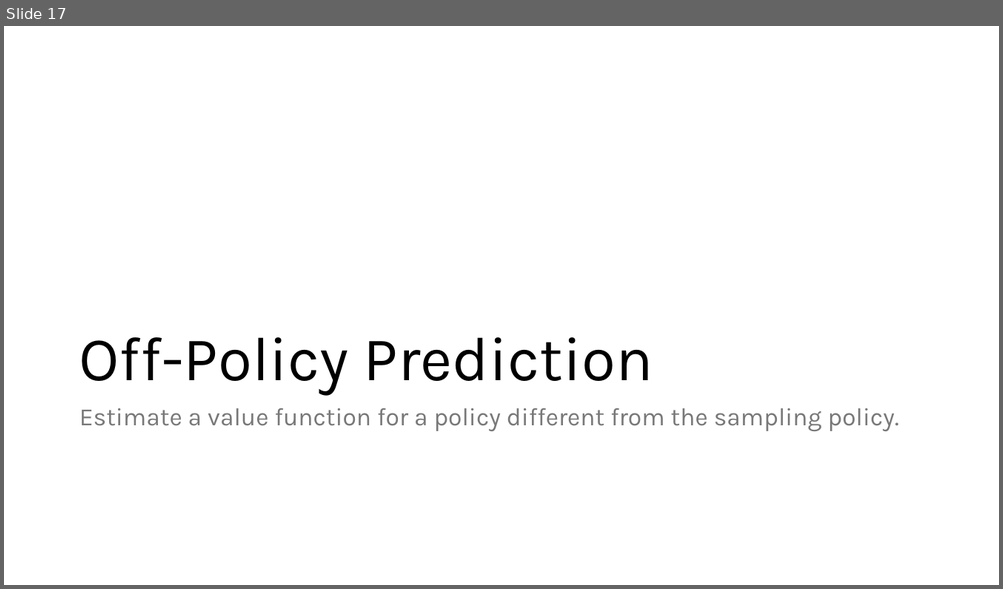
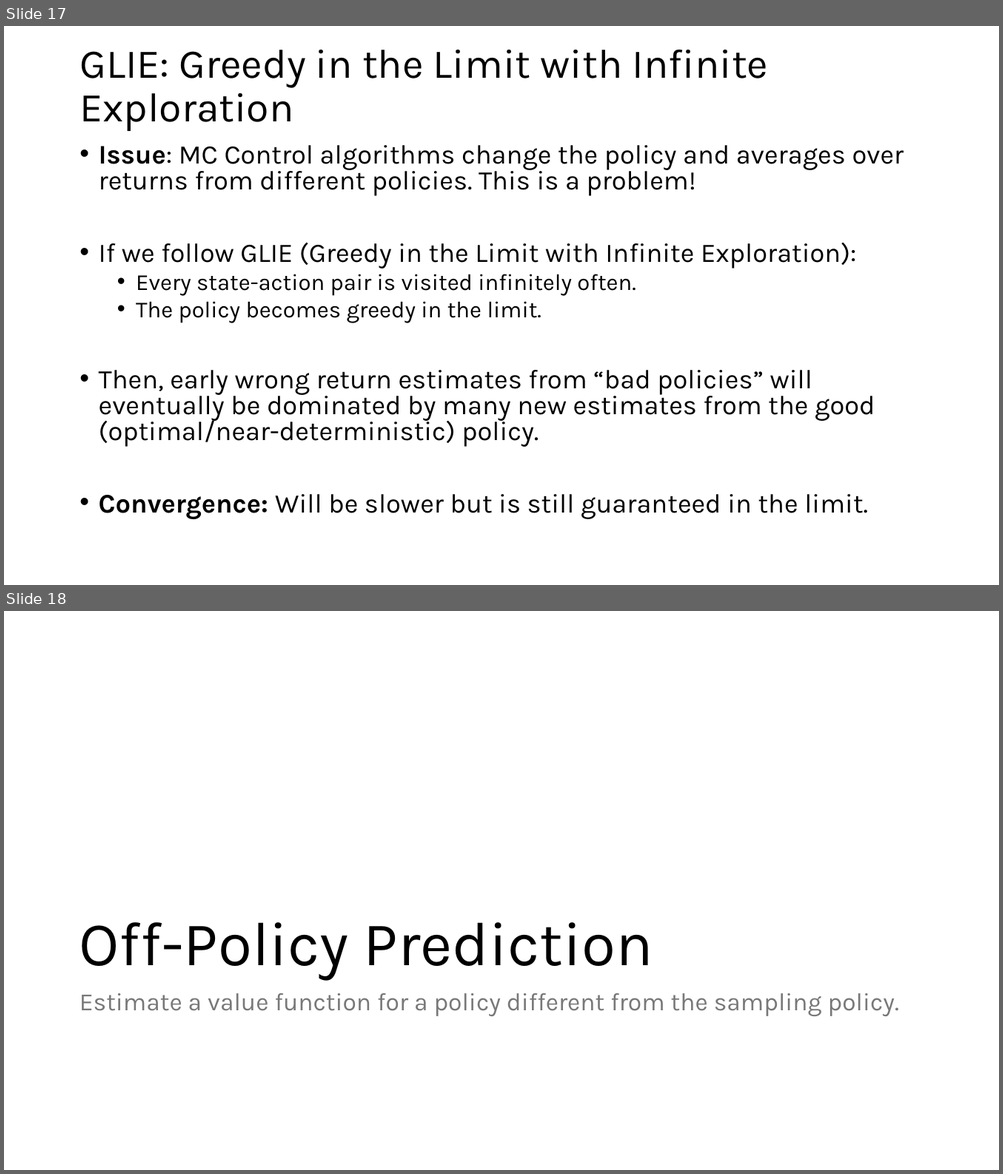
Before and after one commit to mhahsler/Introduction_to_Reinforcement_Learning, a slide deck: slides/Lecture_Chapter05.pptx. Shown one above the other, each under a label of ours: slide 17 before the commit, slides 17 and 18 after it. The pictures are 1003x589 and 1003x1174 pixels, drawn with LibreOffice and Linux fonts; fonts in the diff are those of the drawing. Boxes give left, top, right and bottom in pixels: in the first picture for what was removed or moved away, otherwise in the second. Text is boxed around its words. In the diff, an @@ line names an element or a change of style, - is before the commit and + after.

```diff
--- a/slides/Lecture_Chapter05.pptx
+++ b/slides/Lecture_Chapter05.pptx
@@ slide 17 added at [4,26,999,585], background #FFFFFF @@
@@ title added at [79,50,768,131], 39.6 pt, text #000000 @@
+GLIE: Greedy in the Limit with Infinite Exploration
@@ text added at [99,145,904,520], 25.9 pt, text #000000 @@
+• Issue: MC Control algorithms change the policy and averages over returns from different policies. This is a problem!
+• If we follow GLIE (Greedy in the Limit with Infinite Exploration):
+  • Every state-action pair is visited infinitely often.
+  • The policy becomes greedy in the limit.
+• Then, early wrong return estimates from “bad policies” will eventually be dominated by many new estimates from the good (optimal/near-deterministic) policy.
+• Convergence: Will be slower but is still guaranteed in the limit.
@@ what was slide 17 is now slide 18 @@
```
Also in this commit, not shown: 7 other files.
